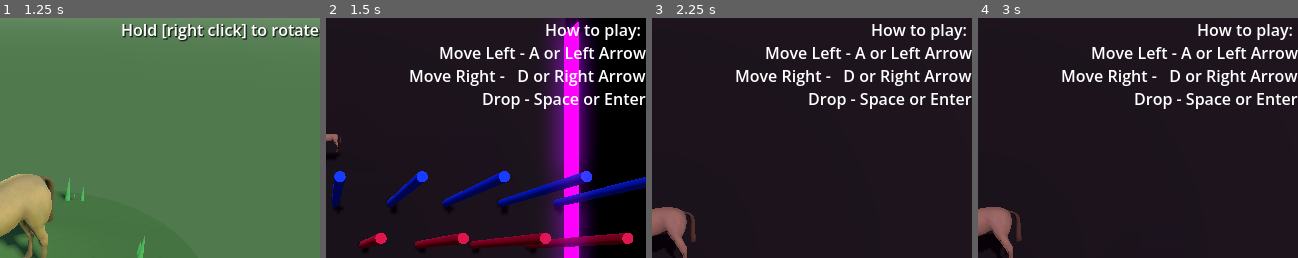
Above: before the commit, frames 1-4 (left to right).
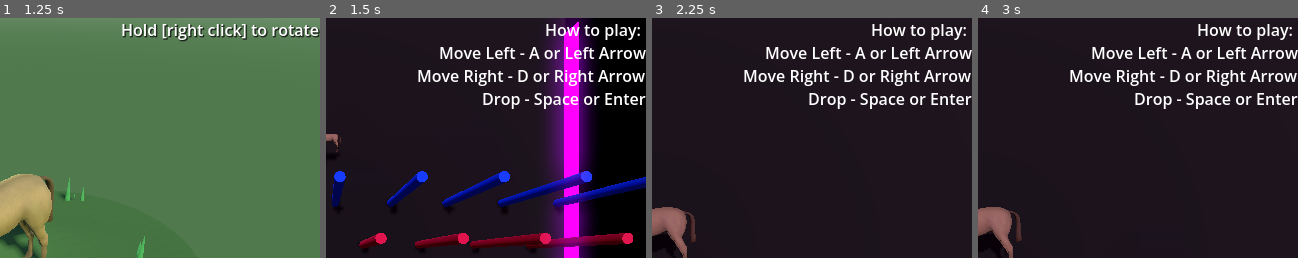
Above: after the commit, the same moments.

Repository: lukewhitingdev/gamejam-Bradys-Day-Out
Game: Godot game, scene res://Maps/MainMenuMap.tscn
The game is run twice, just before and just after one commit, with the same random seed, the same clock (stepped at 60 frames per second) and the same inputs. The engine's default icon, where the game draws it, is replaced by a stand-in: a white triangle on a blue panel in a dark square.
Inputs (mouse positions are % of the whole screen's width and height, from its top left):
- Up to frame 1 (1.25 s): click "Play" at 0.5 s
- Up to frame 2 (1.5 s): click "Continue" at 1.25 s
- Up to frame 3 (2.25 s): tap Enter at 2 s; move the mouse to (72, 45) at 2.02 s; press the mouse at (72, 45) at 2.03 s; hold D (move_right) from 2.03 s (still down)
- Up to frame 4 (3 s): move the mouse to (30, 55) at 2.77 s; release D (move_right) at 2.78 s; release the mouse at (30, 55) at 2.78 s; hold A (move_left) from 2.78 s (still down); right-click (30, 55) at 2.85 s
The pictures show only the part of the screen within x 50-100%, y 0-50%; the shares and areas given below are measured in that part.

Frame 1 is identical in both runs. In frame 2, 1.6% of the frame differs, in the area x 26-100%, y 21-29%; in frame 3, 1.6%; in frame 4, 1.6%.

Commit message:
Accessories persist to main menu now

Diff:
--- a/app/chopchop/Maps/MainMenuMap.tscn
+++ b/app/chopchop/Maps/MainMenuMap.tscn
@@ -3,6 +3,7 @@
 [ext_resource type="PackedScene" uid="uid://ld10s1rtvfof" path="res://UI/MainMenuCanvas.tscn" id="1_54vni"]
 [ext_resource type="AudioStream" uid="uid://cu3furm2syuph" path="res://Audio/Horse game menu (final).wav" id="2_2gj0u"]
 [ext_resource type="PackedScene" uid="uid://cbhx8i1ra5v3h" path="res://Models/horse.tscn" id="3_cixre"]
+[ext_resource type="Script" uid="uid://c6cds0b3r0r87" path="res://GameObjects/player_horse_mesh_collection.gd" id="4_c3h6f"]
 
 [sub_resource type="Gradient" id="Gradient_7thxo"]
 colors = PackedColorArray(0.8980392, 0.6627451, 0.3529412, 1, 0.59891987, 0.2748854, 0.5987709, 1)
@@ -39,6 +40,7 @@
 
 [node name="horse" parent="." unique_id=1785070167 instance=ExtResource("3_cixre")]
 transform = Transform3D(17.20299, 0, 0, 0, 8.050666, 0, 0, 0, 3.5253966, 0, 0.10282862, 0)
+script = ExtResource("4_c3h6f")
 
 [node name="Camera3D" type="Camera3D" parent="." unique_id=1924672138]
 transform = Transform3D(1, 0, 0, 0, 1, 0, 0, 0, 1, 0, 0.21121708, 1.1173935)
--- a/app/chopchop/UI/PlinkoHud.tscn
+++ b/app/chopchop/UI/PlinkoHud.tscn
@@ -34,7 +34,7 @@
 bbcode_enabled = true
 text = "How to play:
 Move Left - A or Left Arrow
-Move Right -   D or Right Arrow
+Move Right - D or Right Arrow
 Drop - Space or Enter"
 horizontal_alignment = 2
 
